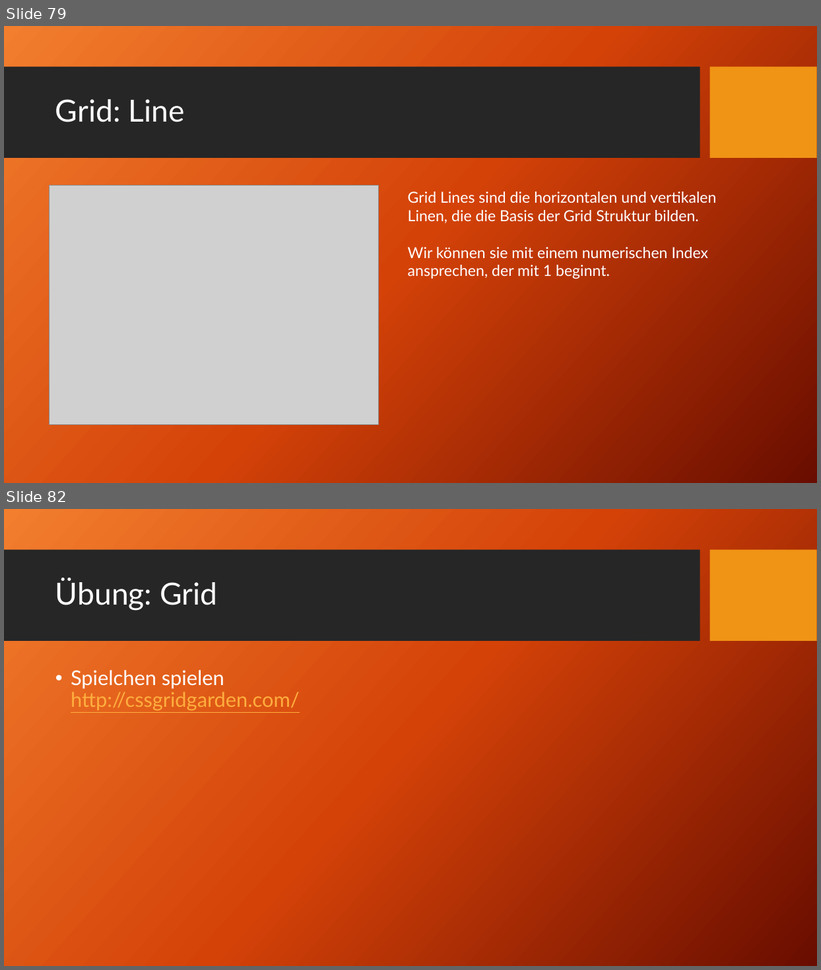
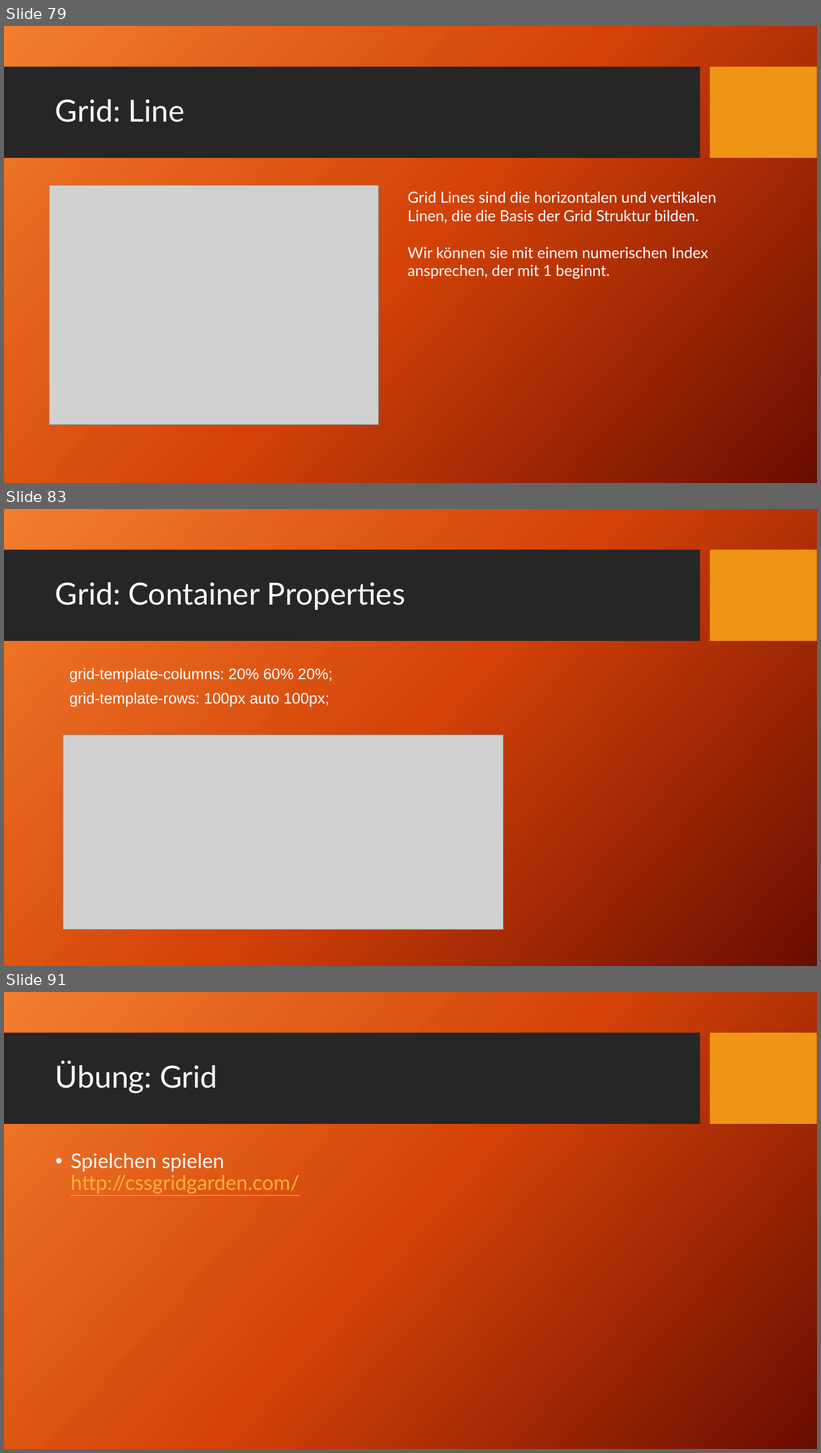
Before and after one commit to TomFrey/htmlCssBasicUebungen, a slide deck: html Schulung.pptx. Shown one above the other, each under a label of ours: slides 79 and 82 before the commit, slides 79, 83 and 91 after it; the slides between them are not shown. The pictures are 821x970 and 821x1453 pixels, drawn with LibreOffice and Linux fonts; fonts in the diff are those of the drawing; grey boxes stand for pictures; background and template pictures are left out. Boxes give left, top, right and bottom in pixels: in the first picture for what was removed or moved away, otherwise in the second. Text is boxed around its words. In the diff, an @@ line names an element or a change of style, - is before the commit and + after.

Commit message:
CSS Grid zur PP Präsentation hinzugefügt.

```diff
--- a/html Schulung.pptx
+++ b/html Schulung.pptx
@@ slide 83 added at <box>4,509,817,966</box>, background picture (left out); not listed: 2 template elements that a slide beside it also shows @@
@@ title added at <box>55,582,405,610</box>, 36 pt, text #FFFFFF @@
+Grid: Container Properties
@@ text added at <box>69,668,333,683</box>, 18 pt, text #FFFFFF @@
+grid-template-columns: 20% 60% 20%;
@@ text added at <box>69,692,329,707</box>, 18 pt, text #FFFFFF @@
+grid-template-rows: 100px auto 100px;
@@ picture added at <box>63,735,503,930</box> @@
@@ what was slide 82 is now slide 91 @@
```
Also in this commit, not shown: 1 slide changed, 9 other slides added, 1 slide removed.
